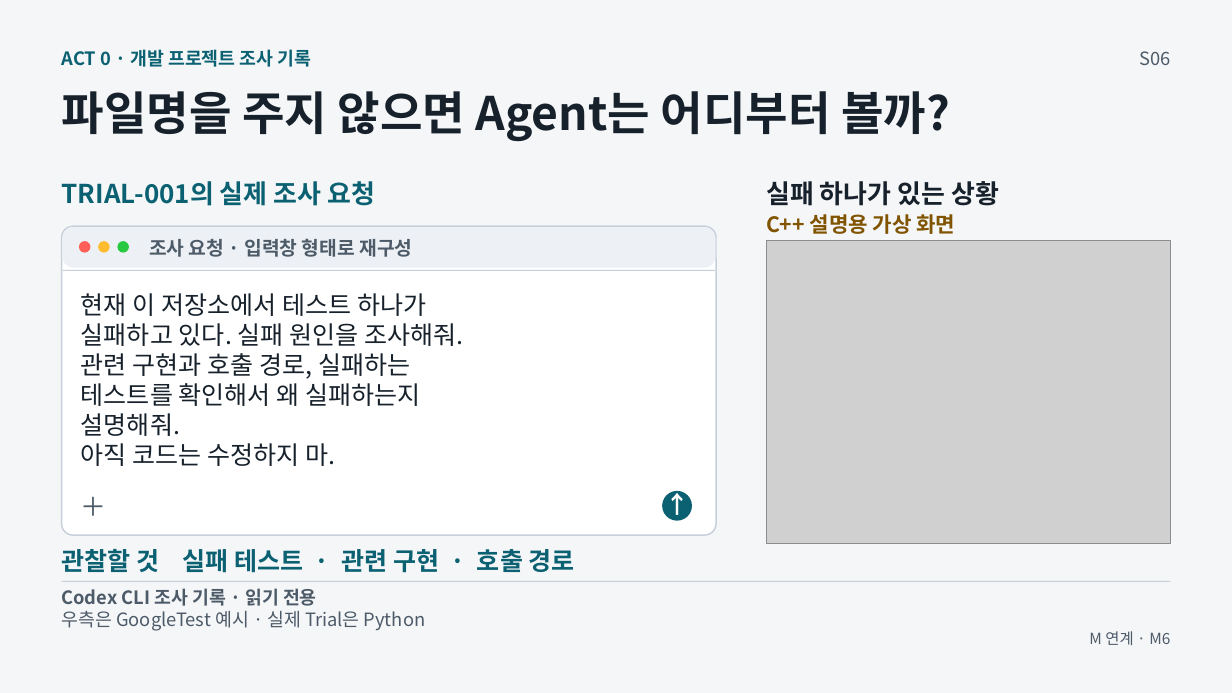
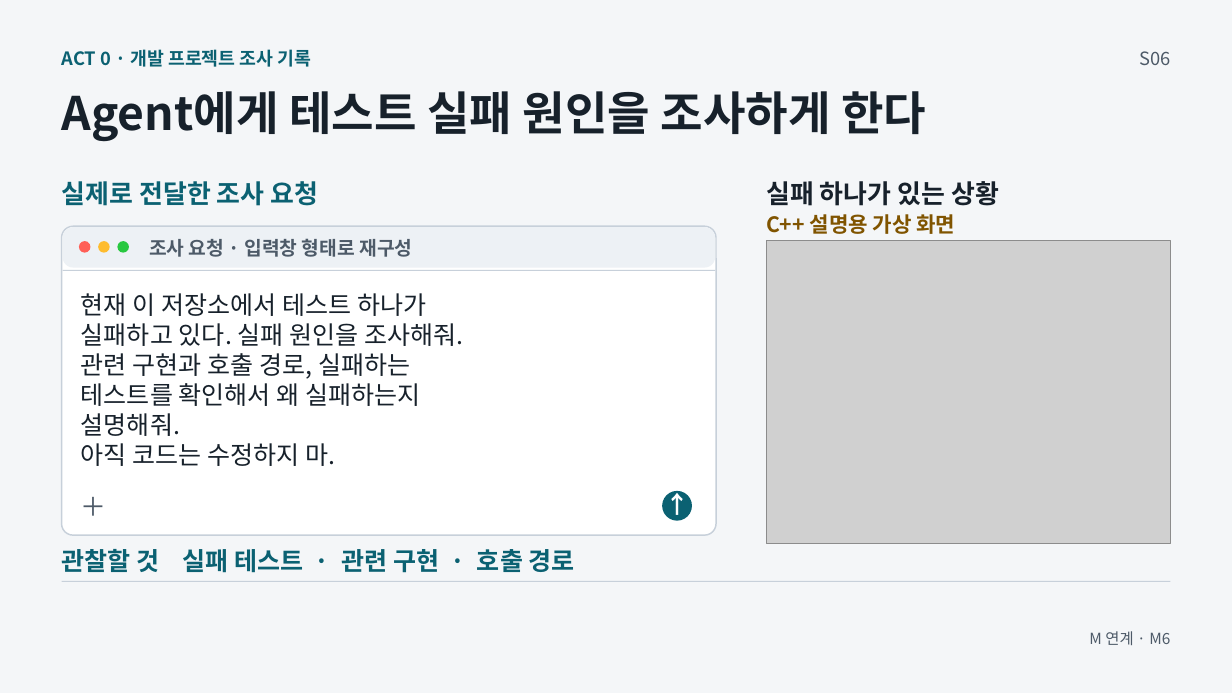
Before and after one commit to GideokKim/ai-dev-training, a slide deck: slide 6 of production/ACT_0.pptx. Drawn at 1232x693 pixels with LibreOffice and Linux fonts; fonts in the diff are those of the drawing; grey boxes stand for pictures. Boxes give left, top, right and bottom in pixels: in the first picture for what was removed or moved away, otherwise in the second. Text is boxed around its words. In the diff, an @@ line names an element or a change of style, - is before the commit and + after.

```diff
--- a/production/ACT_0.pptx
+++ b/production/ACT_0.pptx
@@ text at [62, 91, 926, 142]: text changed @@
-파일명을 주지 않으면 Agent는 어디부터 볼까?
+Agent에게 테스트 실패 원인을 조사하게 한다
@@ text at [62, 181, 319, 206]: text changed @@
-TRIAL-001의 실제 조사 요청
+실제로 전달한 조사 요청
@@ text removed at [62, 588, 317, 606] @@
-Codex CLI 조사 기록 · 읽기 전용
@@ text removed at [62, 611, 425, 631] @@
-우측은 GoogleTest 예시 · 실제 Trial은 Python
```
Also in this commit, not shown: 2 other slides changed, 22 other files.
